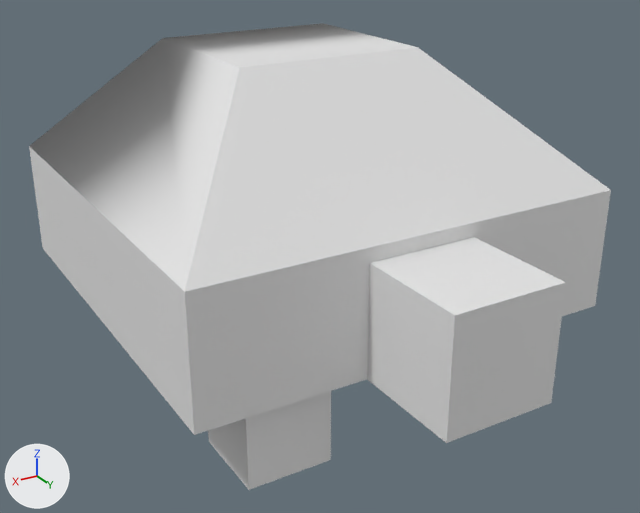
What one commit did to the OBJ model models/turtle.obj.
Camera for both pictures: a 50 mm lens placed at (0.743, 1.217, 0.325), pointed at (0.021, 0.015, -0.276). Arrows for +X, +Y and +Z are at lower left; the lights stay in place. Where no turn or scale is listed for an object, it has been applied to the vertices. Vertices at the same position are counted once.
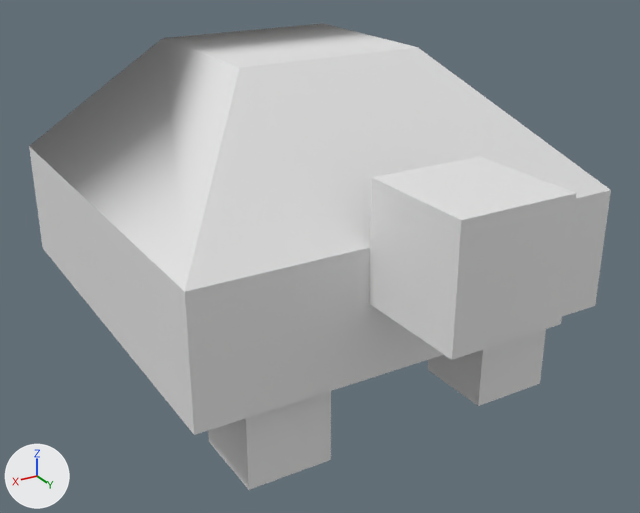
The edits, one by one:
me_cube_001 has 8 vertices, 6 faces and spans x -0.088..0.099, y 0.279..0.467, z -0.359..-0.171.
me_cube_001 is used by ob_cube_001; location (0.0, 0.0, 0.0).
me_cube_001 part 1: the whole mesh is moved by (0.0, 0.0, 0.125).

What differs and where, as boxes (x1, y1, x2, y2) in the pictures (640 x 513 px):
'Cube.001', mesh moved
    before: (367, 237, 566, 443)
    after: (369, 156, 577, 360)
